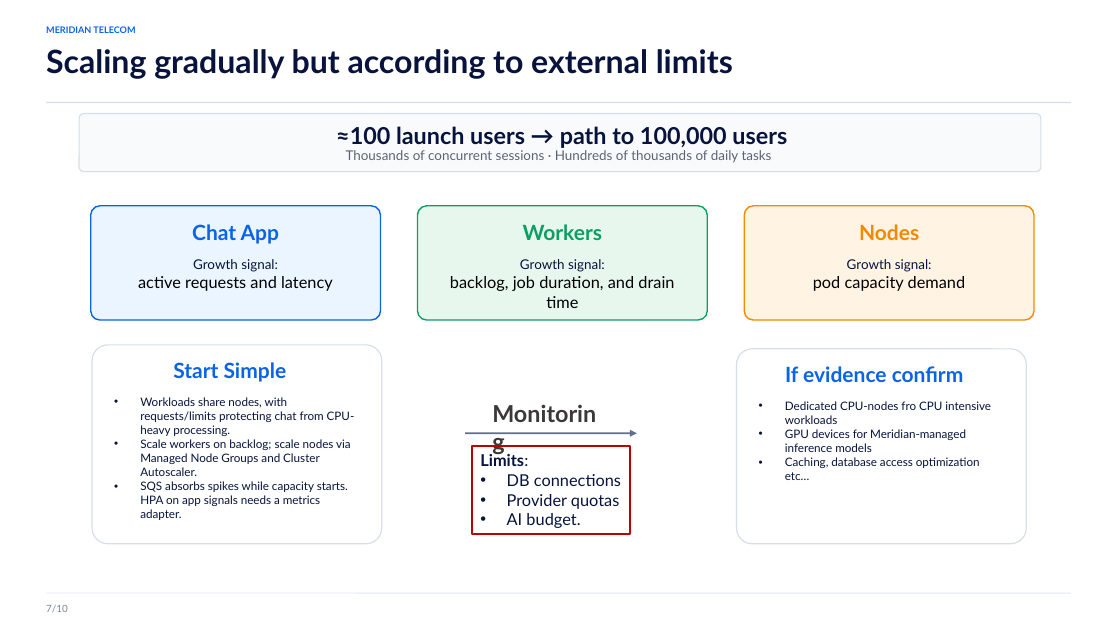
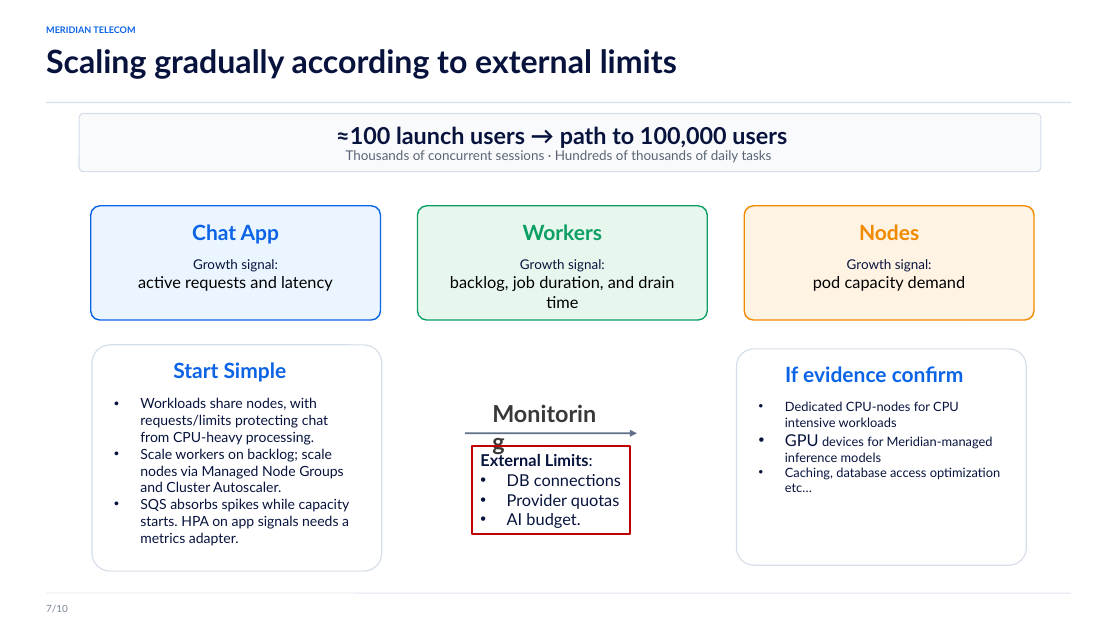
Before and after one commit to mattia-vincenzi/Meridian-Telecom, a slide deck: slide 16 of presentation/meridian_mattia_vincenzi.pptx (slide 15 before the commit). Drawn at 1120x630 pixels with LibreOffice and Linux fonts; fonts in the diff are those of the drawing. Boxes give left, top, right and bottom in pixels: in the first picture for what was removed or moved away, otherwise in the second. Text is boxed around its words. In the diff, an @@ line names an element or a change of style, - is before the commit and + after.

```diff
--- a/presentation/meridian_mattia_vincenzi.pptx
+++ b/presentation/meridian_mattia_vincenzi.pptx
@@ text at <box>46,49,677,79</box>: text changed @@
-Scaling gradually but according to external limits
+Scaling gradually according to external limits
@@ rounded rectangle "©©": place and size @@
-rounded rectangle "©©" at <box>92,345,382,544</box>
+rounded rectangle "©©" at <box>92,345,382,571</box>
@@ rounded rectangle "©©": place and size @@
-rounded rectangle "©©" at <box>737,349,1027,544</box>
+rounded rectangle "©©" at <box>737,349,1027,565</box>
@@ text "Workloads share nodes, with requests/limits ..." at <box>140,397,350,546</box>: size 10 to 12 pt @@
@@ text at <box>785,401,959,427</box>: text changed; size 10 to 11 pt @@
-• Dedicated CPU-nodes fro CPU intensive workloads
+• Dedicated CPU-nodes for CPU intensive workloads
@@ text at <box>785,434,1001,492</box>: size 10 to 14 pt in "GPU"; size 10 to 11 pt in "devices for Meridian-managed inference models", "Caching, database access optimization etc…" @@
@@ text in rectangle at <box>480,453,593,466</box>: text changed @@
-Limits:
+External Limits:
```
Also in this commit, not shown: 10 other slides changed, 1 slide added.
